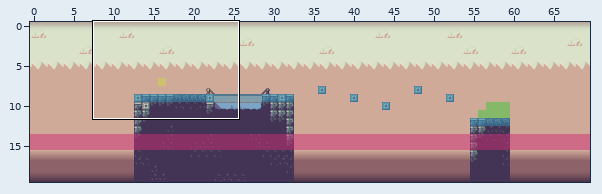
Tiled map: MyGame/Game/maps/Final1.tmx. Above: a wide view before the commit, with the close-up outlined.
Close-up. Before:
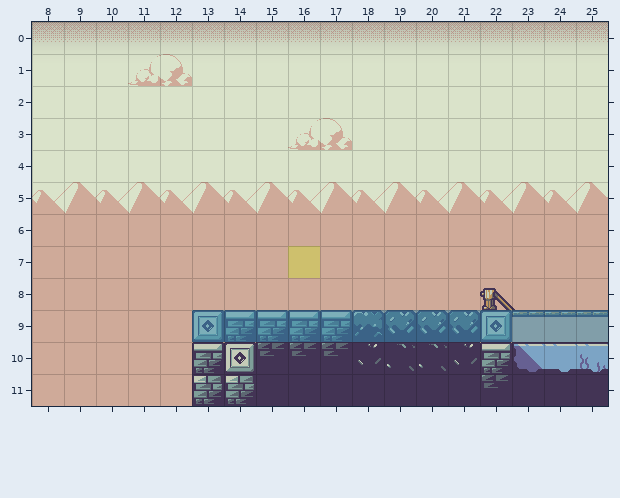
Cells are 32x32 px. Shown: x 8..25, y 0..11. The commit also changed other parts of the map, which this record leaves out.
The result:
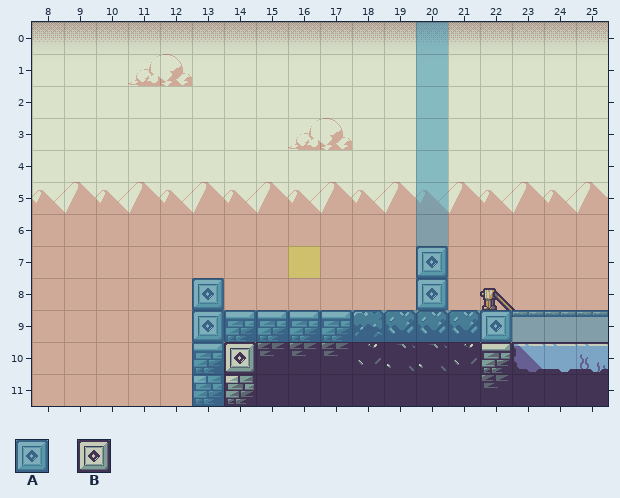
Key: from "NewMeta": A 3; from "tiles": B 2.
_ is an empty cell.
See-through tiles are keyed as they look on the map.
The exact change:
Layer "Ground":
The edit adds tile B in row 7 at x 20; in row 8 at x 13 and 20.
Layer "NoWalkable":
The edit adds tile A in rows 0 to 7 at x 20; in row 8 at x 13 and 20; in rows 10 to 11 at x 13.
